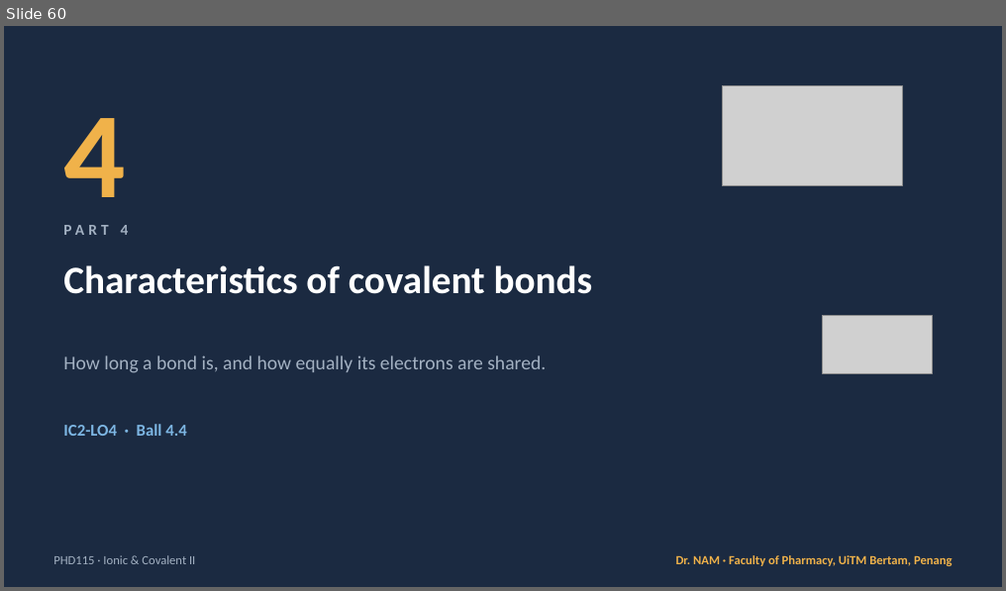
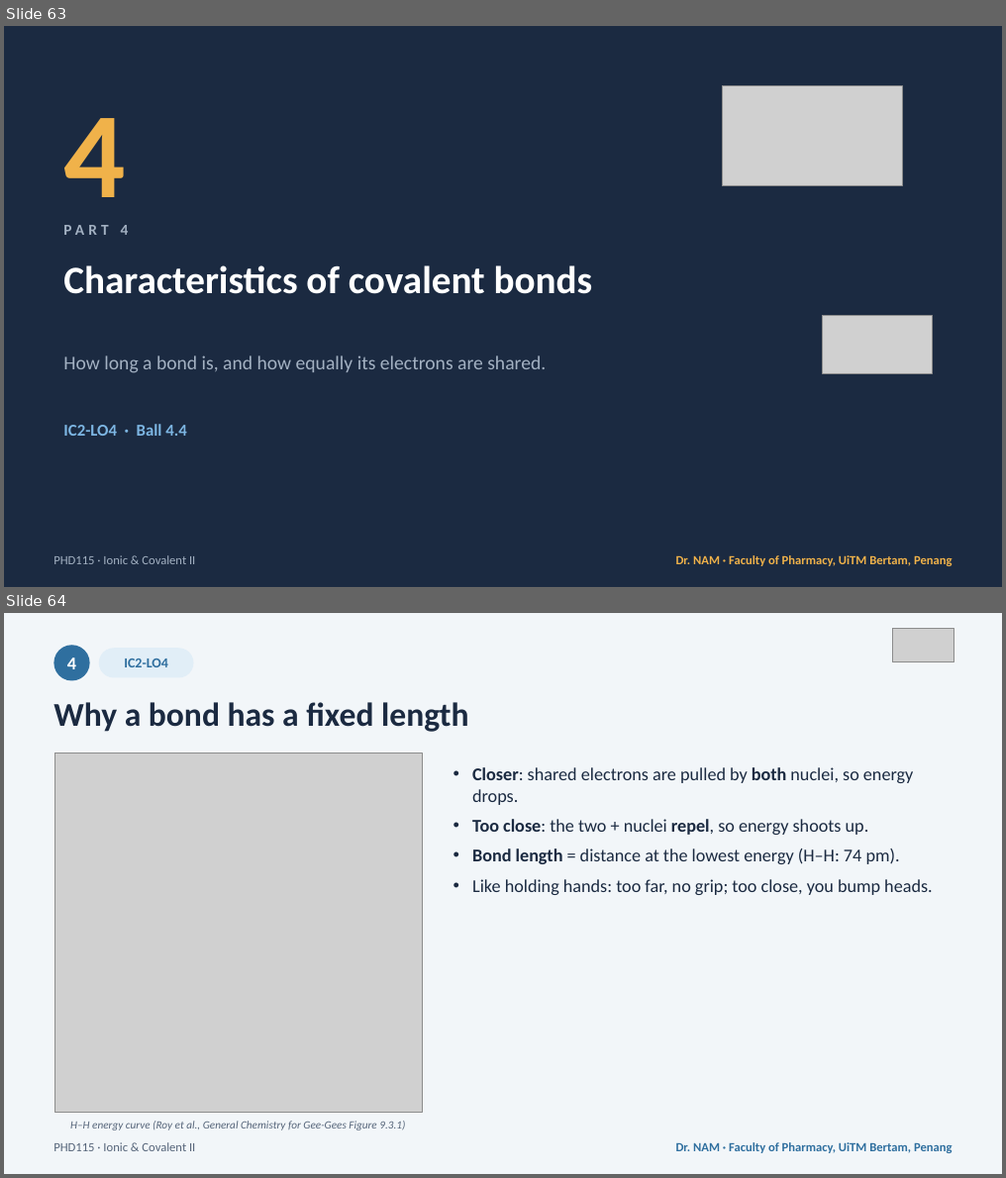
Before and after one commit to DrEnoun/phd115-nam, a slide deck: downloads/PHD115_IonicCovalent2_Slides.pptx. Shown one above the other, each under a label of ours: slide 60 before the commit, slides 63 and 64 after it. The pictures are 1006x591 and 1006x1178 pixels, drawn with LibreOffice and Linux fonts; fonts in the diff are those of the drawing; grey boxes stand for pictures. Boxes give left, top, right and bottom in pixels: in the first picture for what was removed or moved away, otherwise in the second. Text is boxed around its words. In the diff, an @@ line names an element or a change of style, - is before the commit and + after.

```diff
--- a/downloads/PHD115_IonicCovalent2_Slides.pptx
+++ b/downloads/PHD115_IonicCovalent2_Slides.pptx
@@ slide 64 added at (x1=4, y1=613, x2=1002, y2=1174), background #F2F6F9 @@
@@ picture added at (x1=892, y1=628, x2=954, y2=663) @@
@@ ellipse added at (x1=54, y1=645, x2=90, y2=681), fill #2F6F9F @@
@@ text added at (x1=67, y1=658, x2=76, y2=669), 13 pt, text #FFFFFF, bold @@
+4
@@ rounded rectangle added at (x1=99, y1=648, x2=194, y2=678), fill #E1EEF7 @@
@@ text added at (x1=124, y1=659, x2=168, y2=667), 10 pt, text #2F6F9F, bold @@
+IC2-LO4
@@ text added at (x1=54, y1=702, x2=469, y2=732), 24 pt, text #1B2A41, bold @@
+Why a bond has a fixed length
@@ picture added at (x1=54, y1=753, x2=422, y2=1113) @@
@@ text added at (x1=472, y1=767, x2=933, y2=895), 13 pt, text #1B2A41 @@
+• Closer: shared electrons are pulled by both nuclei, so energy drops.
+• Too close: the two + nuclei repel, so energy shoots up.
+• Bond length = distance at the lowest energy (H–H: 74 pm).
+• Like holding hands: too far, no grip; too close, you bump heads.
@@ text added at (x1=54, y1=1143, x2=195, y2=1152), 9 pt, text #56657A @@
+PHD115 · Ionic & Covalent II
@@ text added at (x1=70, y1=1121, x2=405, y2=1131), 8 pt, text #56657A, italic @@
+H–H energy curve (Roy et al., General Chemistry for Gee-Gees Figure 9.3.1)
@@ text added at (x1=676, y1=1143, x2=952, y2=1154), 9 pt, text #2F6F9F, bold @@
+Dr. NAM · Faculty of Pharmacy, UiTM Bertam, Penang
@@ what was slide 60 is now slide 63 @@
```
Also in this commit, not shown: 1 slide changed, 3 other slides added, 1 other file.
